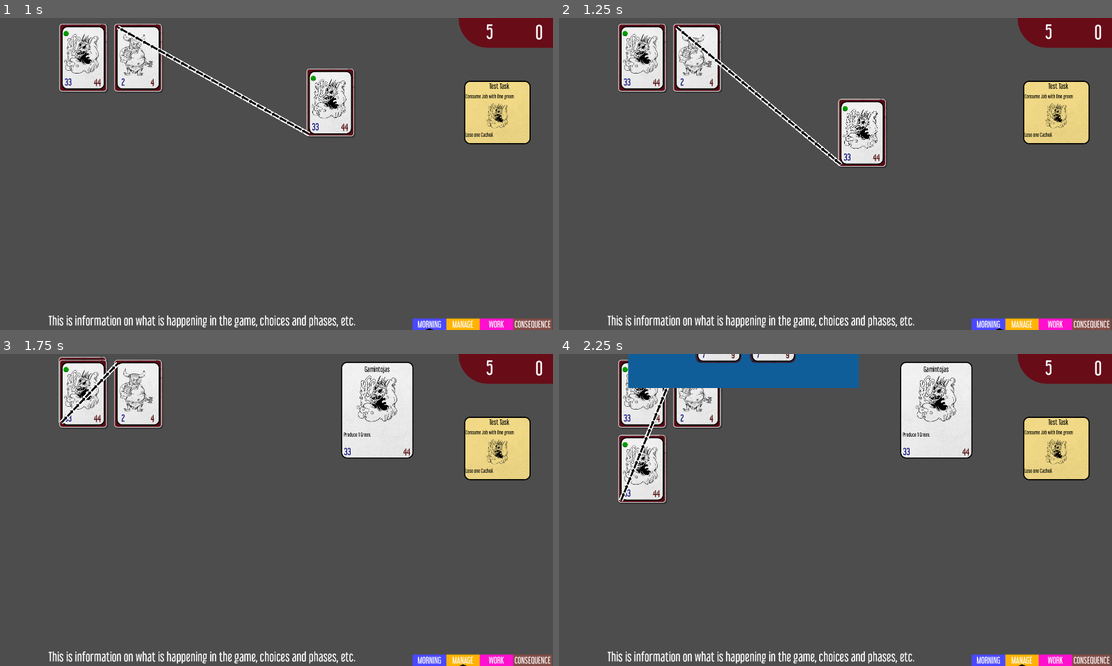
Above: before the commit, frames 1-4 (two rows, left to right).
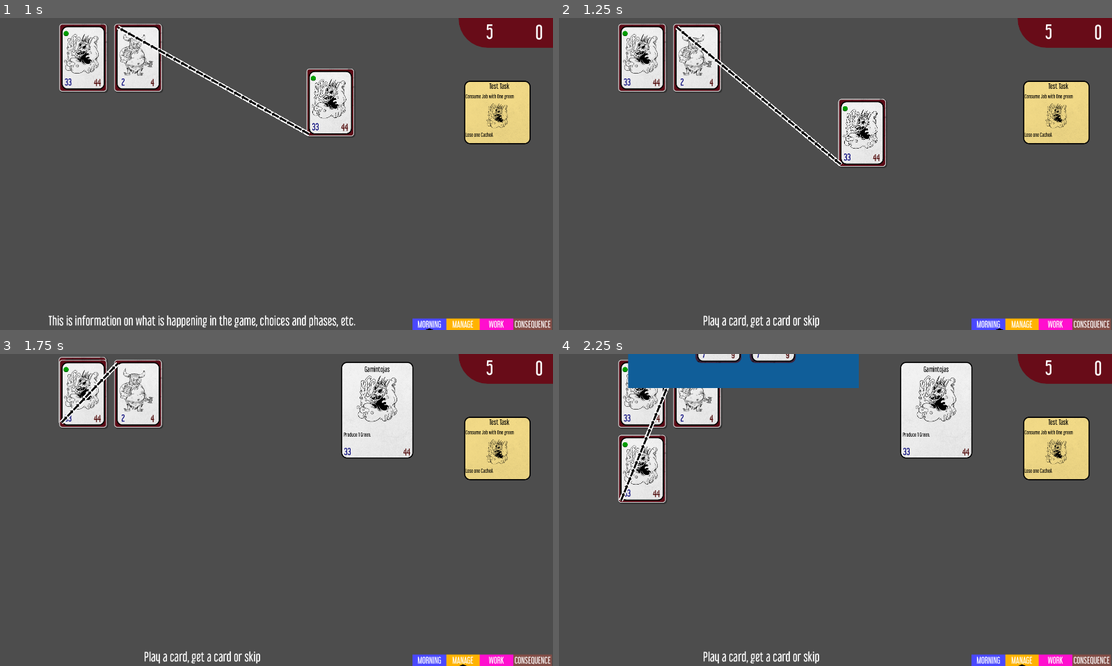
Above: after the commit, the same moments.

Repository: TicklesTheBrain/HellManager
Game: Godot game, scene res://scenes/main.tscn
The game is run twice, just before and just after one commit, with the same random seed, the same clock (stepped at 60 frames per second) and the same inputs.
Inputs (mouse positions are in pixels of both pictures, inside the frame that each line leads up to):
- Up to frame 1 (1 s): drag from (27, 58) to (331, 105) at 0.52 s
- Up to frame 2 (1.25 s): no input
- Up to frame 3 (1.75 s): drag from (304, 469) to (82, 394) at 1.27 s
- Up to frame 4 (2.25 s): hold M (market_open) from 2.03 s (still down); click (641, 394) at 2.17 s

Frame 1 is identical in both runs. In frame 2, 1.0% of the frame differs, in the area x 8-65%, y 95-100%; in frame 3, 1.0%; in frame 4, 1.0%.

Commit message:
added choice higlight v01

Diff:
--- /dev/null
+++ b/scenes/general_info_label.gd
@@ -0,0 +1,18 @@
+extends Label
+class_name GeneralInfoLabel
+
+func _ready():
+    Events.requestMessage.connect(scheduleMessage)
+    Events.clearMessage.connect(scheduleClear)
+
+func scheduleMessage(someText: String):
+    UIScheduler.addToSchedule(showText.bind(someText))
+
+func scheduleClear():
+    UIScheduler.addToSchedule(clearText)
+
+func showText(someText: String):
+    text = someText
+
+func clearText():
+    text = ' ... '
--- a/scenes/jobUISmall.tscn
+++ b/scenes/jobUISmall.tscn
@@ -23,7 +23,7 @@
 [sub_resource type="RectangleShape2D" id="RectangleShape2D_5u0lv"]
 size = Vector2(159, 229)
 
-[node name="JobVisual" type="Control" node_paths=PackedStringArray("emptyContainer", "employeePos", "storageContainer", "inMarkers", "outMarkers")]
+[node name="JobVisual" type="Control" node_paths=PackedStringArray("emptyContainer", "employeePos", "storageContainer", "inMarkers", "outMarkers", "choiceHighlight")]
 layout_mode = 3
 anchors_preset = 0
 script = ExtResource("1_b1o3n")
@@ -32,6 +32,7 @@
 storageContainer = NodePath("StorageContainer")
 inMarkers = [NodePath("Markers/InMarker"), NodePath("Markers/InMarker2"), NodePath("Markers/InMarker3"), NodePath("Markers/InMarker4")]
 outMarkers = [NodePath("Markers/OutMarker"), NodePath("Markers/OutMarker2"), NodePath("Markers/OutMarker3"), NodePath("Markers/OutMarker4")]
+choiceHighlight = NodePath("ChoiceHighlightRect")
 
 [node name="JobFrame" type="PanelContainer" parent="."]
 clip_children = 2
@@ -106,4 +107,14 @@
 position = Vector2(-1.5, -5.5)
 shape = SubResource("RectangleShape2D_5u0lv")
 
+[node name="ChoiceHighlightRect" type="ColorRect" parent="."]
+visible = false
+layout_mode = 2
+offset_left = -84.0
+offset_top = -123.0
+offset_right = 82.0
+offset_bottom = 112.0
+mouse_filter = 2
+color = Color(1, 0.43, 0.8385, 0.639216)
+
 [connection signal="input_event" from="DragDetectArea" to="." method="_on_drag_detect_area_input_event"]
--- a/scenes/main.tscn
+++ b/scenes/main.tscn
@@ -43,6 +43,7 @@
 [ext_resource type="Script" path="res://src/company/TaskManager.gd" id="36_w7x6f"]
 [ext_resource type="PackedScene" uid="uid://bav2v2vhrfn3o" path="res://scenes/task_ui.tscn" id="37_62ix5"]
 [ext_resource type="Script" path="res://src/ui_code/phase_show_ui.gd" id="43_dqmsq"]
+[ext_resource type="Script" path="res://scenes/general_info_label.gd" id="43_j5rga"]
 
 [sub_resource type="Resource" id="Resource_lfh2a"]
 script = ExtResource("7_b1mae")
@@ -410,11 +411,7 @@
 [node name="ActionSinkPC" type="Node2D" parent="." node_paths=PackedStringArray("positionMarker", "logicalContainer")]
 script = ExtResource("23_i5ahq")
 positionMarker = NodePath("SinkPoint")
-moveTime = null
 logicalContainer = NodePath("../ActionCards/Discard")
-resetRotation = null
-resetRotationTo = null
-reverseZ = null
 packedCardForReference = ExtResource("29_2tfqd")
 
 [node name="SinkPoint" type="Marker2D" parent="ActionSinkPC"]
@@ -459,11 +456,7 @@
 [node name="MarketSinkPC" type="Node2D" parent="MarketSlideController/MarketLayer/Panel" node_paths=PackedStringArray("positionMarker", "logicalContainer")]
 script = ExtResource("23_i5ahq")
 positionMarker = NodePath("MarketSinkMarker")
-moveTime = null
 logicalContainer = NodePath("../../../../ActionCards/CardMarket/MarketDispose")
-resetRotation = null
-resetRotationTo = null
-reverseZ = null
 packedCardForReference = ExtResource("29_2tfqd")
 
 [node name="MarketSinkMarker" type="Marker2D" parent="MarketSlideController/MarketLayer/Panel/MarketSinkPC"]
@@ -510,11 +503,7 @@
 [node name="TaskSinkPC" type="Node2D" parent="." node_paths=PackedStringArray("positionMarker", "logicalContainer")]
 script = ExtResource("23_i5ahq")
 positionMarker = NodePath("Marker2D")
-moveTime = null
 logicalContainer = NodePath("../TaskManager/TaskDiscard")
-resetRotation = null
-resetRotationTo = null
-reverseZ = null
 packedCardForReference = ExtResource("37_62ix5")
 
 [node name="Marker2D" type="Marker2D" parent="TaskSinkPC"]
@@ -541,6 +530,7 @@
 theme_override_font_sizes/font_size = 42
 text = "This is information on what is happening in the game, choices and phases, etc."
 horizontal_alignment = 1
+script = ExtResource("43_j5rga")
 
 [node name="PhaseShowUI" type="Node2D" parent="." node_paths=PackedStringArray("listOfRects", "pointer")]
 position = Vector2(1435, 1040)
--- a/src/CardMarket.gd
+++ b/src/CardMarket.gd
@@ -98,7 +98,7 @@
 							updatedPosition.emit(tempSpaces[x][y], Vector2(i,c), Vector2(x,y))
 							found = true
 							break
-	print('spaces ', spaces , ' temp spaces ', tempSpaces)
+	# print('spaces ', spaces , ' temp spaces ', tempSpaces)
 
 	spaces = tempSpaces
 
--- a/src/Events.gd
+++ b/src/Events.gd
@@ -54,7 +54,10 @@
 signal employeeUIMouseOverEnd(employeeUI: EmployeeUI)
 signal employeeUIDetailsRequest(employeeUI: EmployeeUI)
 signal employeeUIDetailsCloseRequest(employeeUI: EmployeeUI)
-
+signal requestMessage(message: String)
+signal clearMessage()
+signal showChoices(validator: Callable)
+signal stopShowChoices
 
 #DANGER ZONE
 signal choiceMade(action, choice)
--- a/src/Globals.gd
+++ b/src/Globals.gd
@@ -3,7 +3,7 @@
 @export var phase: phases:
 	set(v):
 		phase = v
-		print('new phase ', v)
+		# print('new phase ', v)
 @export var day: int = 0
 @export var actingJob: Job
 @export var actingEmployee: Employee
--- a/src/InputManager.gd
+++ b/src/InputManager.gd
@@ -9,7 +9,6 @@
 
 var draggedJob: JobUI = null
 var activeChoice: Callable = Callable()
-
 
 func _ready():
 	Events.actionCardClicked.connect(cardClicked)
@@ -28,7 +27,7 @@
 
 func taskClicked(taskUI: TaskCardUI, button):
 	if not inputLock and button == MOUSE_BUTTON_LEFT:
-		print('task clicked')
+		# print('task clicked')
 		taskHand.useCard(taskUI.card, receiveActiveChoice)
 
 func employeeMouseOverStart(empUI: EmployeeUI):
@@ -39,8 +38,6 @@
 	Events.employeeUIDetailsCloseRequest.emit(empUI)
 
 func cardClicked(cardUI: ActionCardUI, button: MouseButton):
-
-
 
 	#print('card clicked on input manger, input lock is ', inputLock, ' phase is ', phase)
 
@@ -77,6 +74,7 @@
 		var result = activeChoice.call(jobUI.job)
 		if result:
 			#print('choice accepted')
+			Events.stopShowChoices.emit()
 			activeChoice = Callable()
 		return
 
@@ -96,3 +94,4 @@
 
 func receiveActiveChoice(callable: Callable):
 	activeChoice = callable
+	Events.showChoices.emit(callable.get_object().checkChoice)
--- a/src/Main.gd
+++ b/src/Main.gd
@@ -29,7 +29,10 @@
 	cardMarket.refreshMarket()
 	Events.phaseEnded.emit(Globals.phases.MORNING)
 	Events.phaseStarted.emit(Globals.phases.MANAGE)
-	await manageComplete
+	Events.requestMessage.emit('Play a card, get a card or skip')
+	await manageComplete #TODO: BAD BAD NOT GOOD, the idea is to create an action scheduler similar to the UIScheduler to make sure, things triggered off other events happen in the correct order
+	await RenderingServer.frame_post_draw
+	Events.clearMessage.emit()
 	Events.phaseEnded.emit(Globals.phases.MANAGE)
 	Events.phaseStarted.emit(Globals.phases.WORK)
 	jobManager.makeEveryoneWork()
--- a/src/actions/Action.gd
+++ b/src/actions/Action.gd
@@ -38,3 +38,6 @@
 #This is just a help function, when action needs to tell the resolver it wants to move on.
 func announceChoice(choice):
 	Events.choiceMade.emit(self, choice)
+
+func checkChoice(_choice) -> bool:
+	return true
--- a/src/actions/action_addFlow.gd
+++ b/src/actions/action_addFlow.gd
@@ -11,6 +11,7 @@
 
 func ask() -> Callable:
 	if not isSetup():
+		Events.requestMessage.emit('choose the outgoing job')
 		return recordChoice
 	return Callable()
 
@@ -26,11 +27,24 @@
 	return true
 
 func recordChoice(smth):
-	if smth is Job:
+	if checkChoice(smth):
 		if from == null:
 			from = smth
+			Events.requestMessage.emit('choose incoming job')
 		elif to == null:
 			to = smth
+		Events.clearMessage.emit()
 		announceChoice(smth)
 		return true
 	return false
+
+func checkChoice(smth) -> bool:
+
+	if not (smth is Job):
+		return false
+	if from != null and to != null:
+		return false
+	if from != null and smth.inflow.has(from):
+		return false
+
+	return true
--- a/src/actions/action_destroyJob.gd
+++ b/src/actions/action_destroyJob.gd
@@ -23,8 +23,19 @@
 	return Callable()
 
 func recordChoice(smth):
-	if condition.checkSubject(smth):
+	if checkChoice(smth):
 		job = smth
 		announceChoice(smth)
 		return true
 	return false
+
+func checkChoice(smth) -> bool:
+	# print('start check Choice')
+	if job != null:
+		return false
+
+	if not (smth is Job):
+		return false
+
+	# print('going to check condition now ', condition.checkSubject(smth))
+	return condition.checkSubject(smth)
--- a/src/actions/action_placeEmployee.gd
+++ b/src/actions/action_placeEmployee.gd
@@ -20,12 +20,25 @@
 
 func ask() -> Callable:
     if not isSetup():
+        Events.requestMessage.emit('choose a vacant for this employee')
         return recordChoice
     return Callable()
 
 func recordChoice(smth):
-    if smth is Job and smth.employee == null:
+    if checkChoice(smth):
         job = smth
+        Events.clearMessage.emit()
         announceChoice(smth)
         return true
     return false
+
+func checkChoice(smth) -> bool:
+
+    if not (smth is Job):
+        return false
+    if smth.employee != null:
+        return false
+    if job != null:
+        return false
+
+    return true
--- a/src/ui_code/AreaPC.gd
+++ b/src/ui_code/AreaPC.gd
@@ -8,7 +8,7 @@
 @export var rowGap: float = 25
 
 func scuttleCardsSpecific():
-	print('scuttle specific started for ', self)
+	# print('scuttle specific started for ', self)
 	if cardUIs.size() < 1:
 		return
 
--- a/src/ui_code/JobUI.gd
+++ b/src/ui_code/JobUI.gd
@@ -7,6 +7,7 @@
 @export var storageContainer: Container
 @export var inMarkers: Array[Marker2D]
 @export var outMarkers: Array[Marker2D]
+@export var choiceHighlight: Control
 
 var dragOffset: Vector2
 var dragged = false
@@ -22,9 +23,24 @@
 		Events.employeeFired.connect(func(_e, j): if j == job: scheduleShowVacanat())
 		Events.employeeConsumed.connect(func(_e, j): if j == job: scheduleShowVacanat())
 
+
+	Events.showChoices.connect(checkMyselfAsChoice)
+	Events.stopShowChoices.connect(scheduleClearMyHighlight)
 	Events.jobDragStart.connect(func(j): if j == self: startDrag())
 	Events.jobDragEnd.connect(func(j): if j == self: endDrag())
 	Events.jobDestroyed.connect(func(j): if j == job: scheduleDestroyJob())
+
+func checkMyselfAsChoice(validator: Callable):
+	# print("check myself as choice")
+	if validator.call(self.job):
+		choiceHighlight.visible = true
+		#UIScheduler.addToSchedule(func(): choiceHighlight.visible = true)
+	else:
+		scheduleClearMyHighlight()
+
+func scheduleClearMyHighlight():
+	choiceHighlight.visible = false
+	# UIScheduler.addToSchedule(func(): choiceHighlight.visible = false)
 
 func scheduleAddEmployee(employee: Employee):
 	UIScheduler.addToSchedule(addEmployee.bind(employee))
--- a/src/ui_code/PositionController.gd
+++ b/src/ui_code/PositionController.gd
@@ -34,7 +34,7 @@
 	if cardUI == null:
 		#print('new card UI requested')
 		cardUI = CardUILord.makeNewCardUI(card)
-	print('scheduling addCard for ', self)
+	# print('scheduling addCard for ', self)
 	UIScheduler.addToSchedule(addCardUISpecific.bind(cardUI))
 	UIScheduler.addToSchedule(addCardUI.bind(cardUI))
 
@@ -44,7 +44,7 @@
 		return
 
 	var cardUI = CardUILord.getCardUI(card)
-	print('scheduling removeCard for ', self)
+	# print('scheduling removeCard for ', self)
 	UIScheduler.addToSchedule(removeCardUISpecific.bind(cardUI))
 	UIScheduler.addToSchedule(removeCardUI.bind(cardUI))
 
@@ -69,7 +69,7 @@
 		return
 
 	cardUIs.erase(cardToRemove)
-	print('scheduling a scuttle for ', self)
+	# print('scheduling a scuttle for ', self)
 	await scuttleCards()
 
 func setupNewLogicalContainer(newContainer = null):
--- a/src/ui_code/SinkPC.gd
+++ b/src/ui_code/SinkPC.gd
@@ -8,8 +8,5 @@
 		var newTween = get_tree().create_tween()
 		newTween.tween_property(ui, "position", positionMarker.position, moveTime)
 		newTween.tween_callback(CardUILord.destroyCardUI.bind(ui.card))
-		newTween.tween_callback(removeUIWithoutScuttle.bind(ui))
+	cardUIs = []
 	await get_tree().create_timer(moveTime).timeout
-
-func removeUIWithoutScuttle(ui: ProtoCardUI):
-	cardUIs.erase(ui)
--- a/src/ui_code/cardUILord.gd
+++ b/src/ui_code/cardUILord.gd
@@ -35,5 +35,6 @@
 	var ui = getCardUI(card)
 	if ui != null:
 
+		cardUIs.erase(ui)
+		await RenderingServer.frame_post_draw
 		ui.queue_free()
-		cardUIs.erase(ui)
--- a/src/ui_code/ui_scheduler.gd
+++ b/src/ui_code/ui_scheduler.gd
@@ -3,60 +3,60 @@
 var schedule: Array[ScheduleItem] = []
 var inProgress: Array[ScheduleItem] = []
 var schedulerActive: bool:
-    set(v):
-        if schedulerActive and not v:
-            finished.emit()
-        if not schedulerActive and v:
-            started.emit()
-        schedulerActive = v
+	set(v):
+		if schedulerActive and not v:
+			finished.emit()
+		if not schedulerActive and v:
+			started.emit()
+		schedulerActive = v
 
 signal started
 signal finished
 
 func processScheduler():
-    if schedule.size() == 0:
-        schedulerActive = false
-        return
+	if schedule.size() == 0:
+		schedulerActive = false
+		return
 
-    if inProgress.size() == 0:
-        #print('processing on empty stack, schedule subject ', schedule[0].subject , ' ctxt:')
-        #schedule[0].ctxt.printSelf()
-        #schedule.sort_custom(func(a,b): return a.ctxt.step < b.ctxt.step)
-        processItem(schedule.pop_front())
-        return
+	if inProgress.size() == 0:
+		#print('processing on empty stack, schedule subject ', schedule[0].subject , ' ctxt:')
+		#schedule[0].ctxt.printSelf()
+		#schedule.sort_custom(func(a,b): return a.ctxt.step < b.ctxt.step)
+		processItem(schedule.pop_front())
+		return
 
-    if schedule[0].ctxt.step == inProgress[0].ctxt.step:
+	if schedule[0].ctxt.step == inProgress[0].ctxt.step:
 
-        if schedule[0].subject == null or not inProgress.map(func(si): return si.subject).has(schedule[0].subject):
-            #print('schedule subject ', schedule[0].subject, ' in progress subjects ', inProgress.map(func(si): return si.subject))
-            processItem(schedule.pop_front())
-            return
-        #else:
-        #    print('schedule conflict, waiting to finish')
+		if schedule[0].subject == null or not inProgress.map(func(si): return si.subject).has(schedule[0].subject):
+			#print('schedule subject ', schedule[0].subject, ' in progress subjects ', inProgress.map(func(si): return si.subject))
+			processItem(schedule.pop_front())
+			return
+		#else:
+		#    print('schedule conflict, waiting to finish')
 
 func processItem(item: ScheduleItem):
-    schedulerActive = true
-    inProgress.push_back(item)
-    await item.change.call()
-    inProgress.erase(item)
+	schedulerActive = true
+	inProgress.push_back(item)
+	await item.change.call()
+	inProgress.erase(item)
 
 func addToSchedule(change: Callable, animationSubject = null, ctxt: GameContext = null):
 
-    if ctxt == null:
-        ctxt = Globals.getCtxt()
+	if ctxt == null:
+		ctxt = Globals.getCtxt()
 
-    #print('added to schedule step' , ctxt.step)
+	#print('added to schedule step' , ctxt.step)
 
-    var newItem = ScheduleItem.new()
-    newItem.change = change
-    newItem.ctxt = ctxt
-    newItem.subject = animationSubject
-    schedule.push_back(newItem)
+	var newItem = ScheduleItem.new()
+	newItem.change = change
+	newItem.ctxt = ctxt
+	newItem.subject = animationSubject
+	schedule.push_back(newItem)
 
 func _process(_delta):
-   processScheduler()
+	processScheduler()
 
 class ScheduleItem:
-    var change: Callable
-    var ctxt: GameContext
-    var subject
+	var change: Callable
+	var ctxt: GameContext
+	var subject
Not shown: 1 places in scenes/main.tscn that only renumber resources
